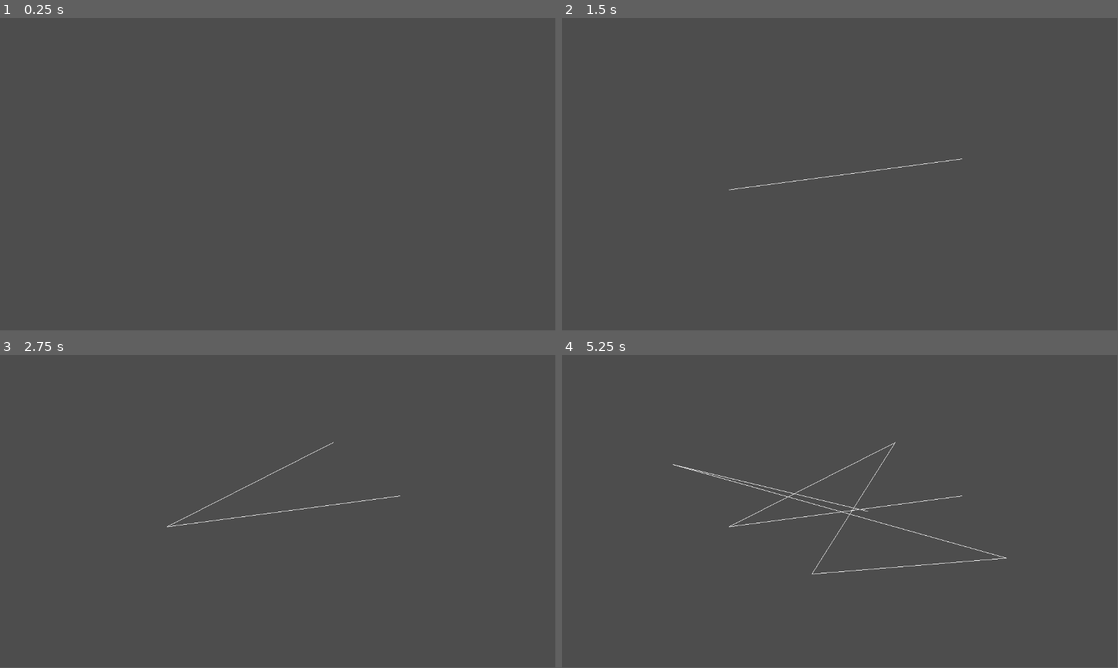
Above: before the commit, frames 1-4 (two rows, left to right).
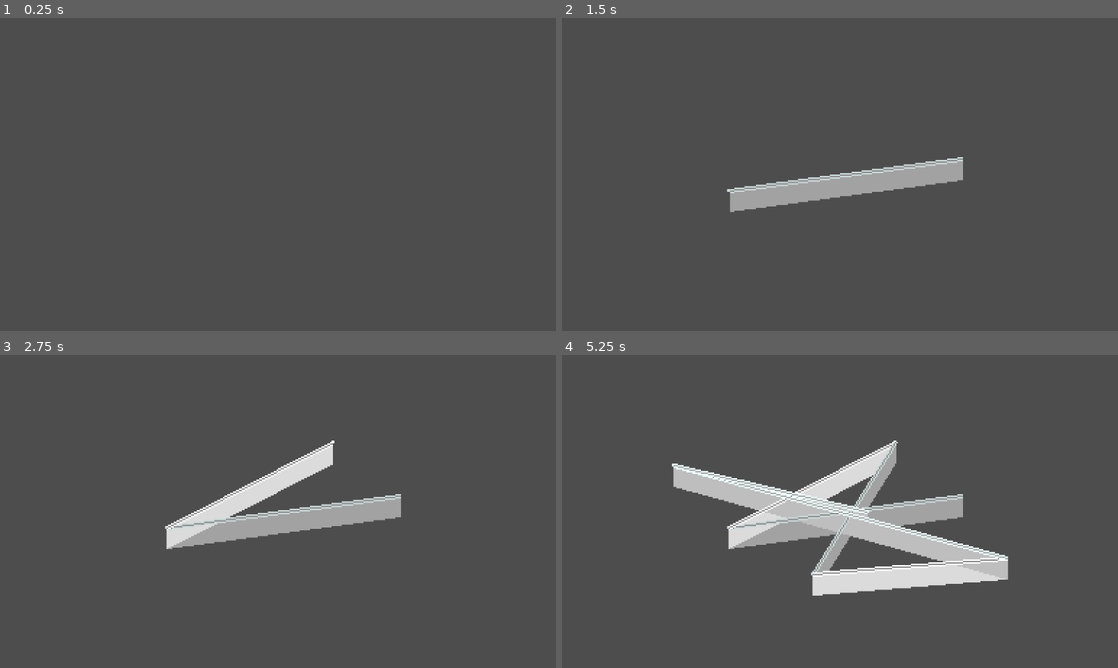
Above: after the commit, the same moments.

Repository: gartenschlaefer/cookie_fakory
Game: Godot game, scene res://scenes/CookieCutterEditor.tscn
The game is run twice, just before and just after one commit, with the same random seed, the same clock (stepped at 60 frames per second) and the same inputs. This scene is started directly instead of the project's main scene.
Inputs (mouse positions are in pixels of both pictures, inside the frame that each line leads up to):
- Up to frame 1 (0.25 s): no input
- Up to frame 2 (1.5 s): tap Enter at 0.5 s; move the mouse to (962, 158) at 0.52 s; click (962, 158) at 0.67 s; tap Space at 1.25 s; move the mouse to (728, 190) at 1.27 s; click (728, 190) at 1.42 s
- Up to frame 3 (2.75 s): tap Enter at 2 s; move the mouse to (333, 442) at 2.02 s; click (333, 442) at 2.17 s
- Up to frame 4 (5.25 s): tap Space at 2.75, 4.25 s; move the mouse to (812, 574) at 2.77 s; click (812, 574) at 2.92 s; tap Enter at 3.5 s; move the mouse to (1006, 558) at 3.52 s; click (1006, 558) at 3.67 s; move the mouse to (673, 464) at 4.27 s; click (673, 464) at 4.42 s; move the mouse to (867, 511) at 5.02 s; click (867, 511) at 5.17 s
In our replay, the window is 799x449 before the commit and 800x450 after it. These sizes can differ from the game's own. Grey fills any space a smaller window leaves; there, only what the larger window draws over its background counts as a difference.

The runs differ from the first frame. In frame 1, only the window size differs. In frame 2, 3.1% of the frame differs, in the area x 29-73%, y 44-62%; in frame 3, 4.9%; in frame 4, 11%, in the area x 19-81%, y 27-77%.

Commit message:
simplistic cookie cutter design

Diff:
--- a/src/project.godot
+++ b/src/project.godot
@@ -12,12 +12,18 @@
 
 config/name="cookie_fakory"
 run/main_scene="res://scenes/cookie_fakory.tscn"
-config/features=PackedStringArray("4.1", "GL Compatibility")
+config/features=PackedStringArray("4.2", "GL Compatibility")
 config/icon="res://icon.svg"
 
 [autoload]
 
 Enums="*res://scripts/enums.gd"
+
+[display]
+
+window/stretch/mode="canvas_items"
+window/stretch/scale=3.0
+window/stretch/scale_mode="integer"
 
 [rendering]
 
--- a/src/scripts/CookieCutterEditor.gd
+++ b/src/scripts/CookieCutterEditor.gd
@@ -1,19 +1,22 @@
 extends Node2D
 
 #var bg_colors = Gradient.new([Color(165,156,148), Color(138,141,143), Color(165,156,148)])
-var line_color = Color(83,86,91)
-var line_thickness = 1.0
-var line_points = []
+var line_color = Color.GRAY
+var fill_color = Color.DARK_GRAY
+var line_thickness = 3
+var line_pixel_points = []
 var line_preview = Vector2()
 var cookie_cutter_designs = []
 var curr_drawing = 0
 var selected_line
-var wall_half_thickness = 5 #connections between drawings should only use half
-var render_cookie_cutter = false
+var render_cookie_cutter = true
+var render_height = 15
+var nearest_pixel
+var last_stored_pixel
 
 func _init():
 	# Initialize the line points array with an empty list.
-	cookie_cutter_designs.append(line_points)
+	cookie_cutter_designs.append(line_pixel_points)
 
 func _input(event: InputEvent) -> void:
 	if event is InputEventMouseMotion:
@@ -24,36 +27,59 @@
 
 	if Input.is_mouse_button_pressed(MOUSE_BUTTON_RIGHT):
 		# If the right mouse button is pressed, start a new drawing.
-		line_points = []
-		cookie_cutter_designs.append(line_points)
-		curr_drawing += 1
-		queue_redraw()
+		if cookie_cutter_designs[curr_drawing].size() > 2:
+			cookie_cutter_designs[curr_drawing].append(cookie_cutter_designs[curr_drawing][0])
+			line_pixel_points = []
+			cookie_cutter_designs.append(line_pixel_points)
+			curr_drawing += 1
+			queue_redraw()
 
 	if Input.is_mouse_button_pressed(MOUSE_BUTTON_LEFT):
 		# If left mouse button is pressed add the current mouse position to the current drawing.
-		cookie_cutter_designs[curr_drawing].append(event.position)
-		queue_redraw()
+		nearest_pixel = Vector2(int(event.position.x + 0.5),int(event.position.y + 0.5))
+		if last_stored_pixel != nearest_pixel:
+			last_stored_pixel = nearest_pixel
+			cookie_cutter_designs[curr_drawing].append(nearest_pixel)
+			queue_redraw()
 
 # Draw all the lines in the line points array.
 func _draw() -> void:
+	if render_cookie_cutter:
+		for i in range(cookie_cutter_designs.size()):
+			for j in range(cookie_cutter_designs[i].size()):
+				for k in range(render_height):
+					draw_pixel_line(cookie_cutter_designs[i][j],cookie_cutter_designs[i][j] , line_color,1 , fill_color,k)
+					if j > 0:
+						draw_pixel_line(cookie_cutter_designs[i][j-1],cookie_cutter_designs[i][j] , line_color,1 , fill_color,k)
 	for i in range(cookie_cutter_designs.size()):
 		for j in range(cookie_cutter_designs[i].size()):
-			draw_rect(Rect2(cookie_cutter_designs[i][j].x, cookie_cutter_designs[i][j].y, 1, 1), line_color)
+			draw_pixel_line(cookie_cutter_designs[i][j],cookie_cutter_designs[i][j] , Color.AZURE,line_thickness , fill_color)
+			#draw_rect(Rect2(cookie_cutter_designs[i][j].x, cookie_cutter_designs[i][j].y, 3, 3), line_color)
 			if j > 0:
-				draw_pixel_line(cookie_cutter_designs[i][j-1], cookie_cutter_designs[i][j], line_color)
-		# Draw a line connecting the last point of the current drawing to the first point of the next drawing.
-		if i < cookie_cutter_designs.size()-1 and cookie_cutter_designs[i].size() > 0:
-			draw_pixel_line(cookie_cutter_designs[i][0], cookie_cutter_designs[i][cookie_cutter_designs[i].size()-1], line_color)
-		elif line_preview and cookie_cutter_designs[i].size() > 0:
-			draw_pixel_line(cookie_cutter_designs[i][cookie_cutter_designs[i].size()-1], line_preview, line_color)
+				draw_pixel_line(cookie_cutter_designs[i][j-1], cookie_cutter_designs[i][j], Color.AZURE,line_thickness , fill_color)
+	if line_preview and cookie_cutter_designs[curr_drawing].size() > 0:
+			draw_pixel_line(cookie_cutter_designs[curr_drawing][cookie_cutter_designs[curr_drawing].size()-1], line_preview, line_color,line_thickness,fill_color)
 			line_preview = 0
 
 # Draw a line between two points using the Bresenham algorithm.
-func draw_pixel_line(point_from: Vector2, point_to: Vector2, line_color: Color) -> void:
-	var x1 = int(point_from.x + 0.5)
-	var y1 = int(point_from.y + 0.5)
-	var x2 = int(point_to.x + 0.5)
-	var y2 = int(point_to.y + 0.5)
+func draw_pixel_line(point_from: Vector2, point_to: Vector2, line_color: Color, line_width: int = 1, fill_color: Color = line_color, yOffset: int = 0) -> void:
+	var x1 = int(point_from.x)
+	var y1 = int(point_from.y+yOffset)#int(point_from.y + 0.5)
+	var x2 = int(point_to.x)#+xOffset#int(point_to.x + 0.5)
+	var y2 = int(point_to.y+yOffset)#int(point_to.y + 0.5)
+	if x1 > x2 and y2 > y1:
+		line_color = line_color.darkened(0.15)
+		fill_color = fill_color.darkened(0.15)
+	elif x2> x1 and y1 > y2:
+		line_color = line_color.darkened(-0.15)
+		fill_color = fill_color.darkened(0.15)
+	var use_color
+	for i in ((line_width+1)/2):
+			if i == ((line_width+1)/2)-1:
+				use_color = line_color
+			else:
+				use_color = fill_color
+			draw_circle(Vector2(x2,y2),i,use_color)
 
 	var dx = abs(x2 - x1)
 	var dy = abs(y2 - y1)
@@ -62,7 +88,21 @@
 	var err = dx - dy
 
 	while x1 != x2 or y1 != y2:
-		draw_rect(Rect2(x1, y1, 1, 1), line_color)
+		for i in ((line_width+1)/2):
+			if i == ((line_width+1)/2)-1:
+				use_color = line_color
+			else:
+				use_color = fill_color
+			if i > 0:
+				if dx < dy:
+					draw_rect(Rect2(x1+i*sx, y1, 1, 1), use_color)
+					draw_rect(Rect2(x1-i*sx, y1, 1, 1), use_color)
+				else:
+					draw_rect(Rect2(x1, y1+i*sy, 1, 1), use_color)
+					draw_rect(Rect2(x1, y1-i*sy, 1, 1), use_color)
+			else:
+				draw_rect(Rect2(x1, y1, 1, 1), use_color)
+
 		var e2 = 2 * err
 		if e2 > -dy:
 			err -= dy
